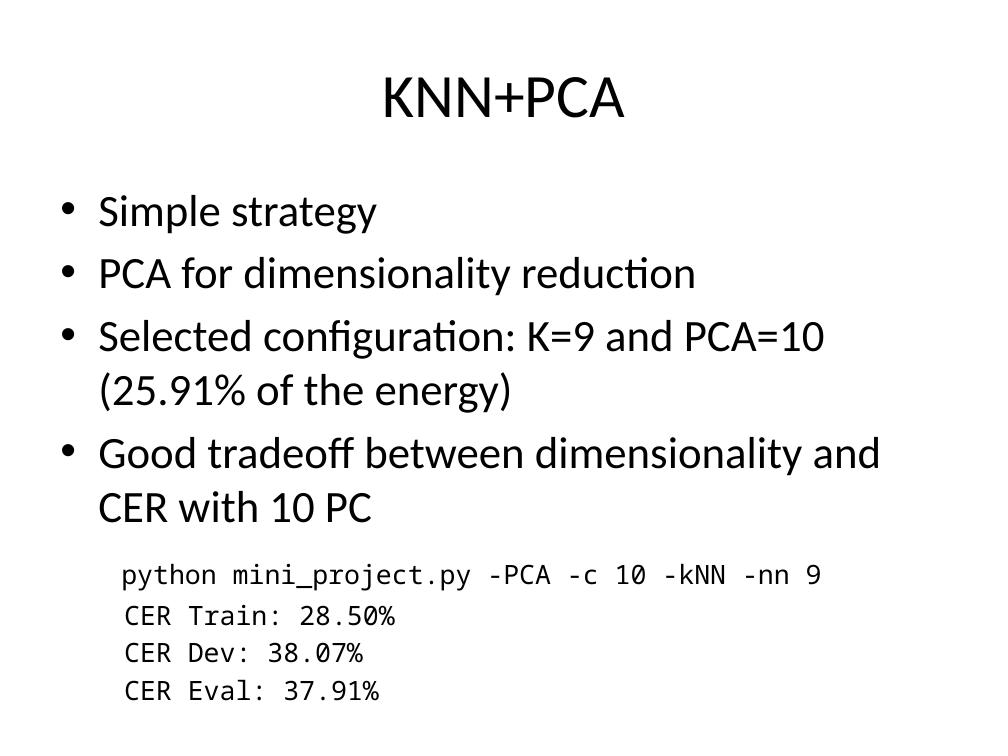
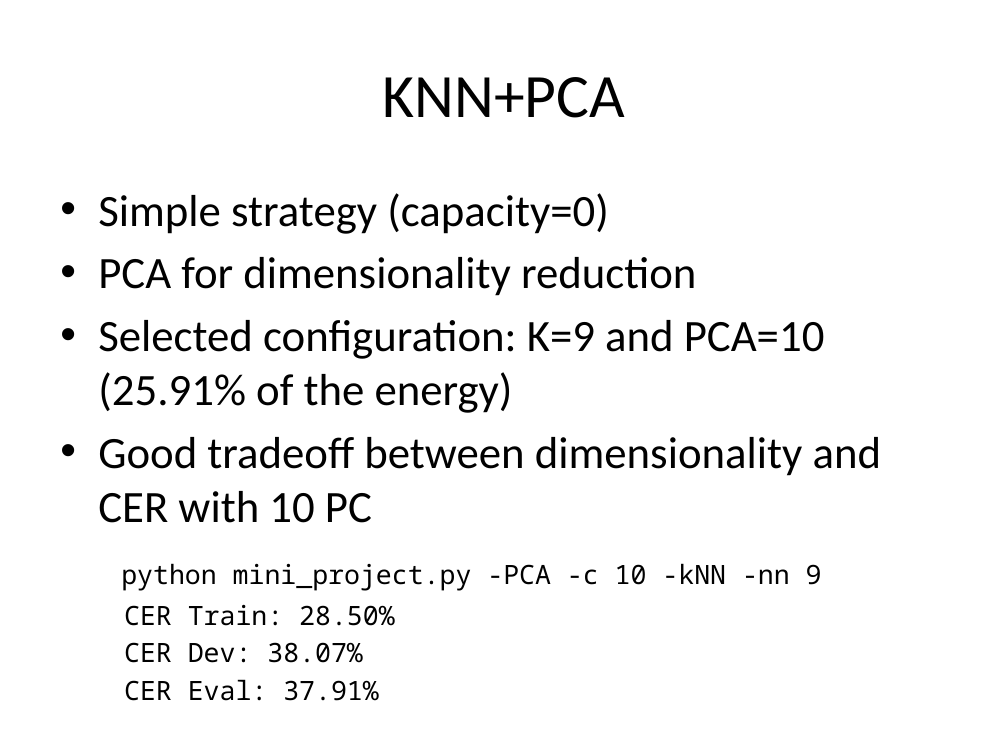
Before and after one commit to tiagofrepereira2012/FSPR_miniproject, a slide deck: slide 2 of presentation/Presentation.pptx. Drawn at 1008x756 pixels with LibreOffice and Linux fonts; fonts in the diff are those of the drawing. Boxes give left, top, right and bottom in pixels: in the first picture for what was removed or moved away, otherwise in the second. Text is boxed around its words. In the diff, an @@ line names an element or a change of style, - is before the commit and + after.

```diff
--- a/presentation/Presentation.pptx
+++ b/presentation/Presentation.pptx
@@ text at bbox=[98, 193, 609, 234]: text changed @@
-• Simple strategy
+• Simple strategy (capacity=0)
```
Also in this commit, not shown: 2 other slides changed, 1 slide added, 1 other file.
